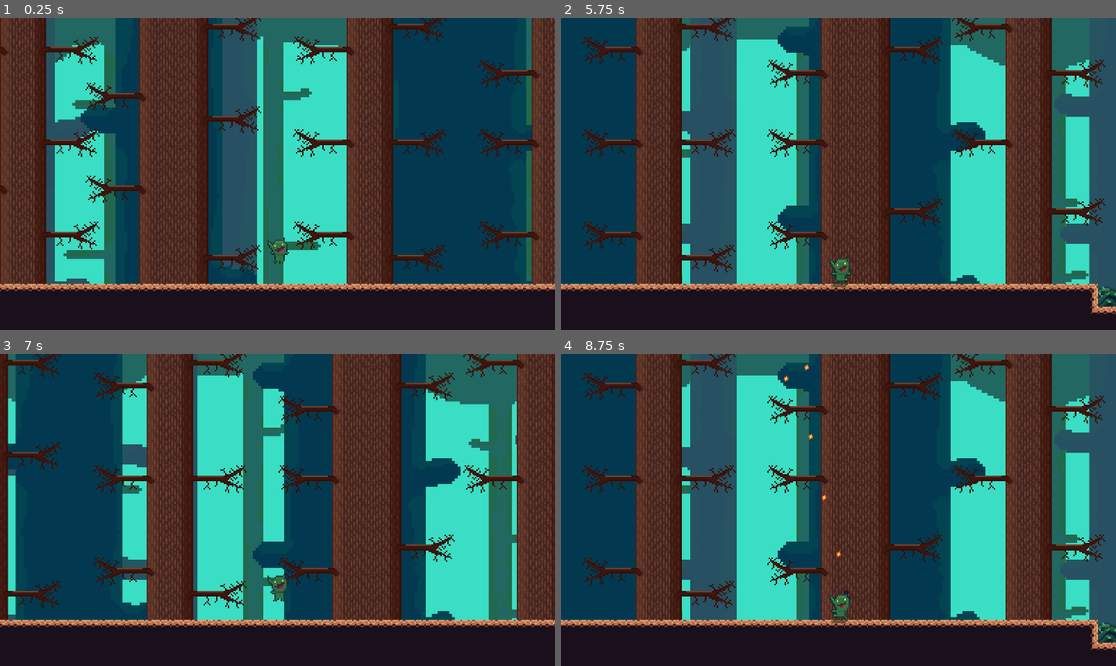
Above: before the commit, frames 1-4 (two rows, left to right).
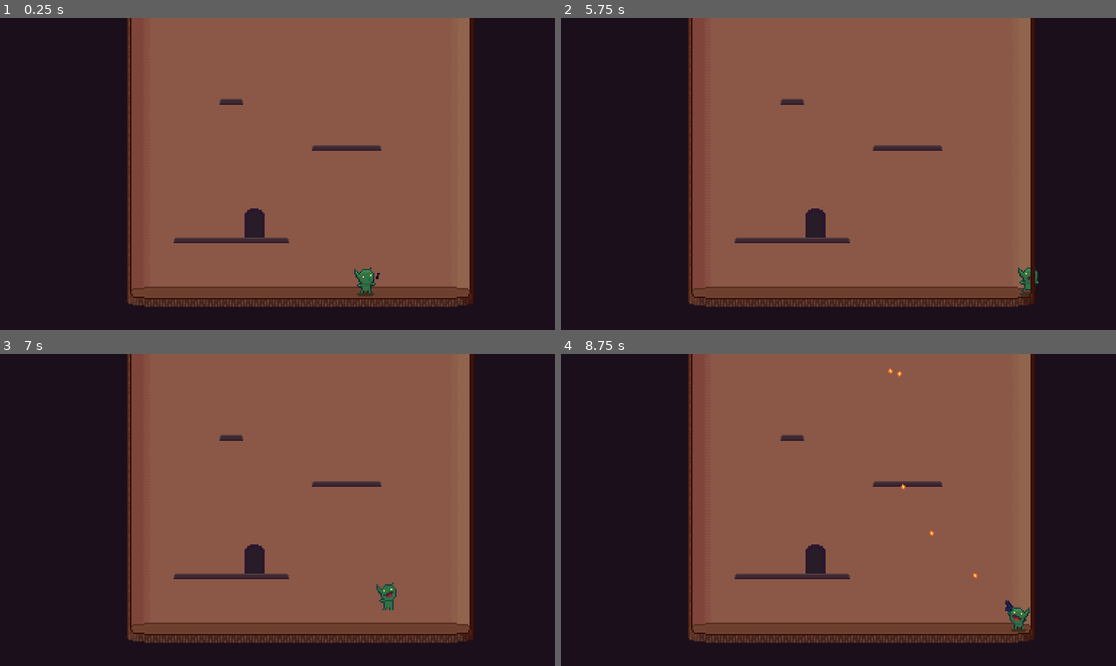
Above: after the commit, the same moments.

Repository: htimsekim/gobbo
Game: Godot game, scene res://src/Main/Game.tscn
The game is run twice, just before and just after one commit, with the same random seed, the same clock (stepped at 60 frames per second) and the same inputs.
Inputs (mouse positions are in pixels of both pictures, inside the frame that each line leads up to):
- Up to frame 1 (0.25 s): no input
- Up to frame 2 (5.75 s): move the mouse to (960, 158) at 0.52 s; hold Right (move_right) 0.53-1.25 s; hold Ctrl (crouch) 0.53-1.25 s; click (960, 158) at 0.67 s; tap Space (jump) at 0.77, 3.5, 3.77 s; drag from (727, 189) to (810, 236) at 1.27 s; tap Enter at 2 s; move the mouse to (894, 105) at 2.02 s; press the mouse at (894, 105) at 2.03 s; hold A (move_left) 2.03-2.75 s; release the mouse at (894, 105) at 2.75 s; drag from (810, 236) to (672, 127) at 2.77 s; move the mouse to (1005, 220) at 3.52 s; hold Right (move_right) 3.53-4.25 s; hold Right mouse button (shoot) 3.53-4.25 s; drag from (672, 127) to (927, 214) at 4.27 s; move the mouse to (866, 174) at 5.02 s; hold Right (move_right) from 5.03 s (still down); hold Ctrl (crouch) from 5.03 s (still down); click (866, 174) at 5.17 s
- Up to frame 3 (7 s): release Right (move_right) at 5.75 s; release Ctrl (crouch) at 5.75 s; drag from (194, 432) to (166, 525) at 5.77 s; tap Enter at 6.5 s; move the mouse to (399, 494) at 6.52 s; press the mouse at (399, 494) at 6.53 s; hold A (move_left) from 6.53 s (still down); tap Space (jump) at 6.77 s
- Up to frame 4 (8.75 s): release A (move_left) at 7.25 s; release the mouse at (960, 494) at 7.25 s; drag from (727, 525) to (810, 572) at 7.27 s; tap Space (jump) at 8 s; move the mouse to (894, 441) at 8.02 s; hold Right (move_right) from 8.03 s (still down); hold Right mouse button (shoot) from 8.03 s (still down)

The runs differ from the first frame. In frame 1, 90% of the frame differs, in the area x 0-100%, y 0-93%; in frame 2, 90%, in the area x 0-100%, y 0-95%; in frame 3, 90%; in frame 4, 90%.

Commit message:
OOPS

Diff:
--- a/src/Main/Game.gd
+++ b/src/Main/Game.gd
@@ -1,6 +1,6 @@
 extends Node
 
-const levelResource = "res://src/levels/forest.tscn"
+const levelResource = "res://src/levels/insidetree.tscn"
 #const levelResource = "res://src/levels/gobtown.tscn"
 
 func _ready():
--- a/src/levels/forest.tscn
+++ b/src/levels/forest.tscn
@@ -15,9 +15,6 @@
 
 [node name="oneway" parent="level/tilemaps" index="3"]
 tile_data = PoolIntArray( -917436, 13, 0, -786447, 536870925, 0, -851952, 536870925, 0, -851948, 13, 0, -851904, 536870 …(1401 unchanged characters)…
-
-[node name="onewayInvis" parent="level/tilemaps" index="4"]
-tile_data = PoolIntArray( -1114045, 14, 3, -1114044, 14, 3, -983065, 14, 3, -983064, 14, 3, -1048557, 14, 3, -1048556, 14, 3, -917516, 14, 3, -917515, 14, 3, -786438, 14, 3, -786437, 14, 3, -786436, 14, 3, -851965, 14, 3, -851964, 14, 3, -851926, 14, 3, -851925, 14, 3, -851924, 14, 3, -655379, 14, 3, -655378, 14, 3, -655377, 14, 3, -720885, 14, 3, -720884, 14, 3, -720883, 14, 3, -720860, 14, 3, -720859, 14, 3, -655333, 14, 3, -655332, 14, 3, -655331, 14, 3, -655302, 14, 3, -655301, 14, 3, -655300, 14, 3, -458678, 14, 3, -458677, 14, 3, -458676, 14, 3, -196559, 14, 3, -196558, 14, 3 )
 
 [node name="collision" parent="level/tilemaps" index="5"]
 tile_data = PoolIntArray( 262113, 2, 0, 262114, 2, 1, 262115, 2, 1, 262116, 2, 1, 262117, 2, 1, 262118, 2, 1, 262119, 2 …(9321 unchanged characters)…
--- a/src/levels/insidetree.tscn
+++ b/src/levels/insidetree.tscn
@@ -15,9 +15,9 @@
 tile_data = PoolIntArray( -1114078, 12, 0, -1114077, 12, 1, -1114076, 12, 1, -1114075, 12, 1, -1114074, 12, 1, -1114073 …(6312 unchanged characters)…
 
 [node name="oneway" parent="level/tilemaps" index="3"]
-tile_data = PoolIntArray( -786396, 8, 0, -786395, 8, 0, -786394, 8, 0, -786393, 8, 0, -786392, 8, 0, -786391, 8, 0, -589782, 8, 0, -589781, 8, 0, -589780, 8, 0, -589779, 8, 0, -327642, 8, 0, -196566, 8, 0, -196565, 8, 0, -196564, 8, 0, 65572, 8, 0, 65573, 8, 0, 65574, 8, 0, 65575, 8, 0, 65576, 8, 0 )
+tile_data = PoolIntArray( -786396, 8, 0, -786395, 8, 1, -786394, 8, 1, -786393, 8, 1, -786392, 8, 1, -786391, 8, 2, -589782, 8, 0, -589781, 8, 1, -589780, 8, 1, -589779, 8, 2, -327642, 8, 3, -196566, 8, 0, -196565, 8, 1, -196564, 8, 2, 65572, 8, 0, 65573, 8, 1, 65574, 8, 1, 65575, 8, 1, 65576, 8, 2 )
 
-[node name="collision" parent="level/tilemaps" index="5"]
+[node name="collisionInvis" parent="level/tilemaps" index="4"]
 tile_data = PoolIntArray( -1114079, 14, 0, -1114078, 14, 0, -1114077, 14, 0, -1114076, 14, 0, -1114075, 14, 0, -1114074 …(1298 unchanged characters)…
 
 [node name="bg_art" parent="level/tilemaps" index="6"]
@@ -30,11 +30,13 @@
 z_index = -100
 tile_set = ExtResource( 3 )
 cell_size = Vector2( 16, 16 )
+collision_layer = 0
+collision_mask = 0
 format = 1
 tile_data = PoolIntArray( -2228206, 9, 65538, -2228205, 9, 65538, -2228204, 9, 65538, -2228203, 9, 65538, -2228202, 9,  …(59607 unchanged characters)…
 
 [node name="spawn1" type="Node2D" parent="level/spawns" index="0"]
-position = Vector2( 667.588, -13.1722 )
+position = Vector2( 708.057, 29.9499 )
 
 [node name="spawn2" type="Node2D" parent="level/spawns" index="1"]
 position = Vector2( 648.454, -199.47 )
--- a/src/levels/template.tscn
+++ b/src/levels/template.tscn
@@ -47,7 +47,7 @@
 collision_mask = 9
 format = 1
 
-[node name="onewayInvis" type="TileMap" parent="tilemaps"]
+[node name="collisionInvis" type="TileMap" parent="tilemaps"]
 z_index = 15
 z_as_relative = false
 tile_set = ExtResource( 1 )
Empty file added: src/levels/collision.gd
